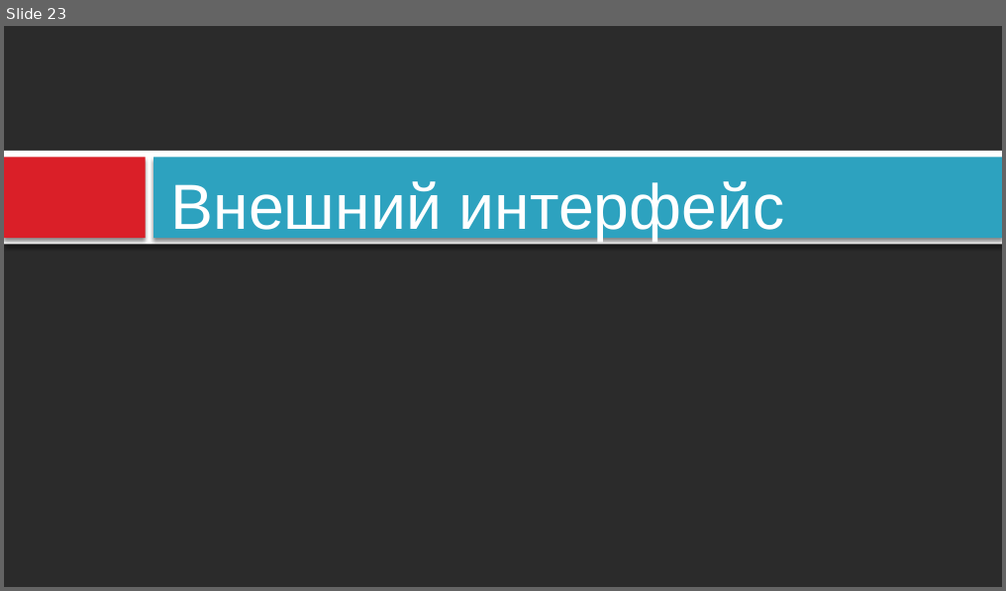
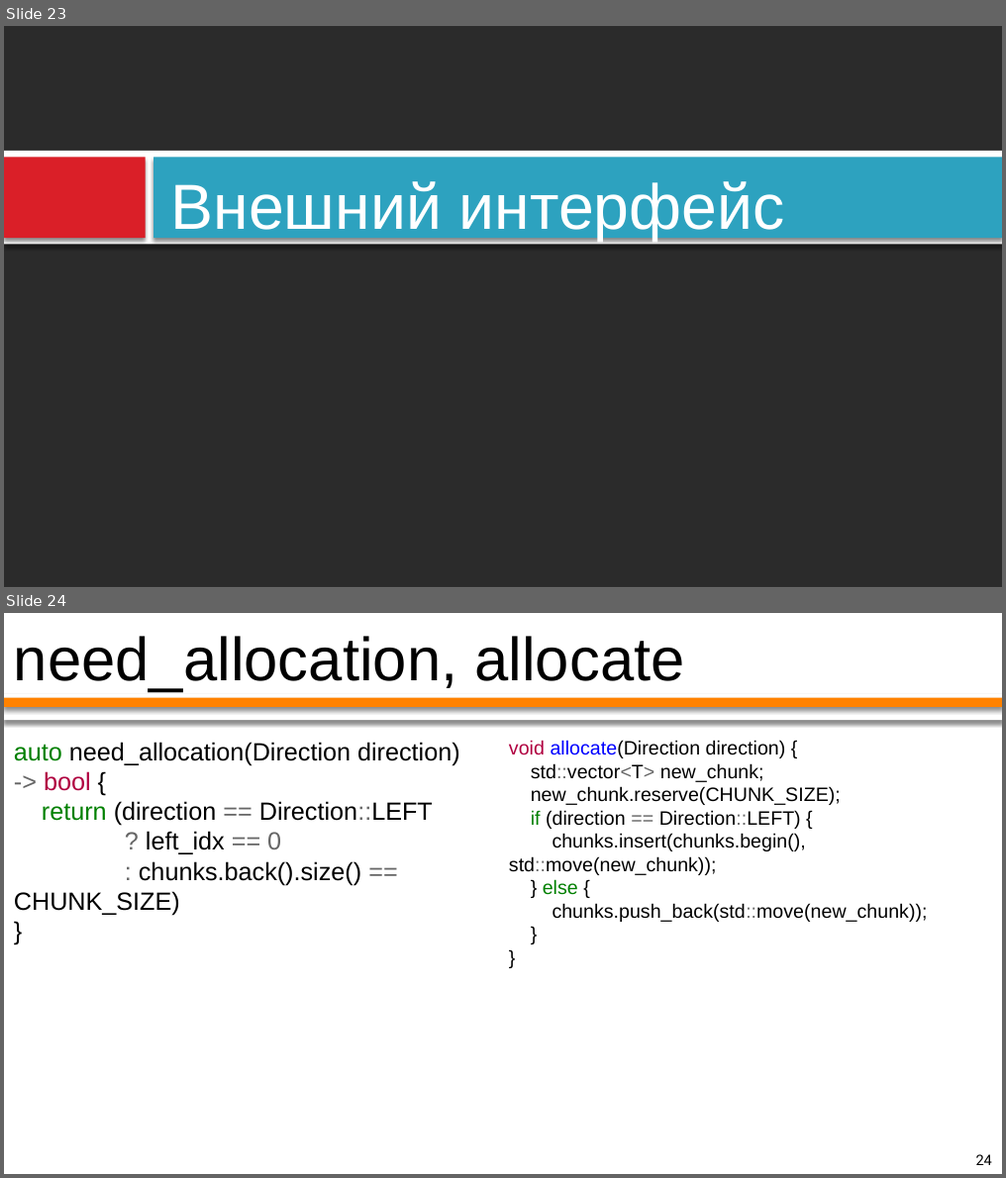
Before and after one commit to PatriotRossii/ducktalks_0, a slide deck: deque/appendix/deque. Устройство и реализация.pptx. Shown one above the other, each under a label of ours: slide 23 before the commit, slides 23 and 24 after it. The pictures are 1006x591 and 1006x1178 pixels, drawn with LibreOffice and Linux fonts; fonts in the diff are those of the drawing; background and template pictures are left out; a plain dark background stands for a picture behind light text. Boxes give left, top, right and bottom in pixels: in the first picture for what was removed or moved away, otherwise in the second. Text is boxed around its words. In the diff, an @@ line names an element or a change of style, - is before the commit and + after.

```diff
--- a/deque/appendix/deque. Устройство и реализация.pptx
+++ b/deque/appendix/deque. Устройство и реализация.pptx
@@ slide 24 added at (4,613,1002,1174), background #FFFFFF @@
@@ text added at (14,636,684,691), 44 pt, text #000000 @@
+need_allocation, allocate
@@ rectangle added at (4,694,1002,720), fill #FFFFFF @@
@@ rectangle added at (4,698,1002,707), fill #FF8200 @@
@@ text added at (14,742,460,916), 18 pt, text #000000 @@
+auto need_allocation(Direction direction) -> bool {
+return (direction == Direction::LEFT
+? left_idx == 0
+: chunks.back().size() == CHUNK_SIZE)
+}
@@ text added at (509,740,928,922), 14 pt, text #000000 @@
+void allocate(Direction direction) {
+std::vector<T> new_chunk;
+new_chunk.reserve(CHUNK_SIZE);
+if (direction == Direction::LEFT) {
+chunks.insert(chunks.begin(), std::move(new_chunk));
+} else {
+chunks.push_back(std::move(new_chunk));
+}
+}
@@ page number added at (976,1155,992,1165), 10.5 pt, text #000000 @@
+24
```
Also in this commit, not shown: 3 slides changed, 2 other slides added, 1 slide removed.
